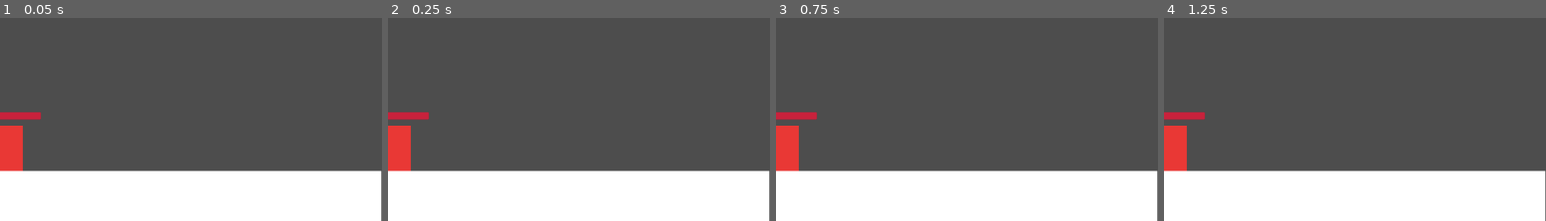
Above: before the commit, frames 1-4 (left to right).
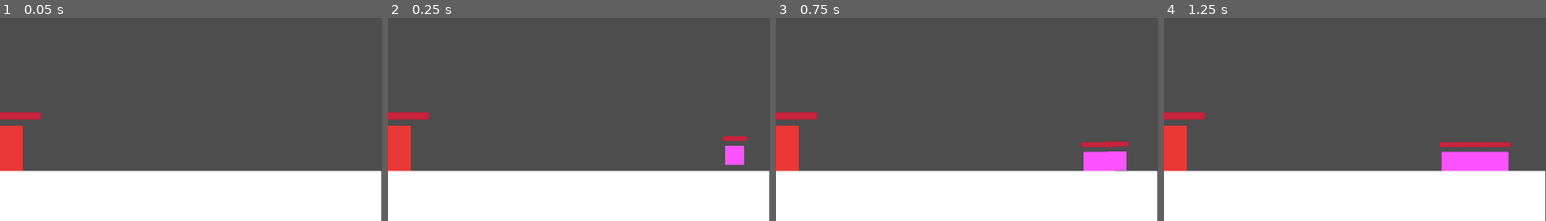
Above: after the commit, the same moments.

Repository: Caneris/Foxhold
Game: Godot game, scene res://scenes/main.tscn
The game is run twice, just before and just after one commit, with the same random seed, the same clock (stepped at 60 frames per second) and the same inputs.
Inputs (mouse positions are % of the whole screen's width and height, from its top left):
- Up to frame 1 (0.05 s): no input
- Up to frame 2 (0.25 s): no input
- Up to frame 3 (0.75 s): drag from (50, 82) to (60, 24) at 0.52 s
- Up to frame 4 (1.25 s): no input
The pictures show only the part of the screen within x 50-100%, y 50-100%; the shares and areas given below are measured in that part.

Frame 1 is identical in both runs. In frame 2, 0.6% of the frame differs, in the area x 87-94%, y 58-73%; in frame 3, 1.5%; in frame 4, 2.3%, in the area x 72-91%, y 61-76%.

Commit message:
worked on waves

Diff:
--- a/scenes/enemy_spawner.tscn
+++ b/scenes/enemy_spawner.tscn
@@ -6,5 +6,4 @@
 [node name="EnemySpawner" type="Node2D"]
 script = ExtResource("1_ks1gq")
 enemy_scene = ExtResource("2_devoi")
-spawn_interval = 10.0
 spawn_points_path = Array[NodePath]([NodePath(""), NodePath("")])
--- a/scenes/main.tscn
+++ b/scenes/main.tscn
@@ -37,10 +37,10 @@
 
 [node name="EnemySpawner" parent="." instance=ExtResource("4_jyhfs")]
 position = Vector2(-0.411221, 331.536)
-spawn_interval = 5.0
+spawn_interval = 0.2
+break_interval = 10.0
 spawn_points_path = Array[NodePath]([NodePath("Position1"), NodePath("Position2")])
 enemy_container_path = NodePath("../EnemyContainer")
-spawn_timer_one_shot = false
 
 [node name="Position1" type="Marker2D" parent="EnemySpawner"]
 position = Vector2(23, 275)
--- a/scripts/enemy_spawner.gd
+++ b/scripts/enemy_spawner.gd
@@ -1,7 +1,7 @@
 extends Node2D
 
 @export var enemy_scene : PackedScene
-@export var spawn_interval : float = 20.0
+@export var spawn_interval : float = 1.0
 @export var break_interval : float = 5.0
 @export var spawn_points_path : Array[NodePath] = []
 @export var enemy_container_path : NodePath
@@ -34,6 +34,7 @@
 	n_this_wave = roundi(n_base * (1+enemy_growth_rate)**(wave_number - 1))
 	print("n this wave: " + str(n_this_wave))
 	spawn_timer.start()
+	print("spawn_timer wait time: " + str(spawn_timer.wait_time))
 
 func initiate_spawn_timer() -> void:
 	spawn_timer = Timer.new()
@@ -67,7 +68,6 @@
 		spawn_enemy(spawn_index)
 	else:
 		spawn_timer.stop()
-		break_timer.start()
 
 
 func _on_break_timer_timeout() -> void:
@@ -80,3 +80,12 @@
 	enemy_container.add_child(enemy)
 	enemy_container.move_child(enemy, 0)
 	enemy.global_position = spawn_points[spawn_index].global_position
+
+	# connect death signal
+	enemy.enemy_died.connect(_on_enemy_died)
+
+func _on_enemy_died() -> void:
+	print("enemy died signal")
+	n_current -= 1
+	if n_current == 0:
+		break_timer.start()
--- a/scripts/main.gd
+++ b/scripts/main.gd
@@ -66,7 +66,7 @@
 
 func _coin_entered_heart(coin: RigidBody2D) -> void:
 	coin_count += 1
-	print("new coin count: " + str(coin_count))
+	#print("new coin count: " + str(coin_count))
 	ui_coin_count_label.text = "COIN COUNT: " + str(coin_count)
 	coin.queue_free()
 
